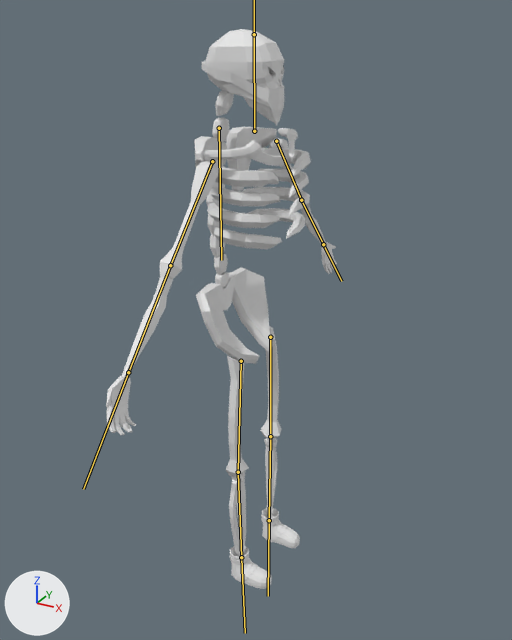
Two versions of the FBX model Shadow Heart/Assets/Nathananas/Skeleton/skeleton_mesh.fbx, one commit apart.
Before and after are seen from a camera (50 mm lens) standing at (0.99, -1.855, 1.903) and looking at (-0.031, 0.001, 0.975). The lights are fixed; the arrows at lower left show +X, +Y and +Z. The bones that bend it are drawn over the model as lines.

In view in the first picture: 'Skeleton'.
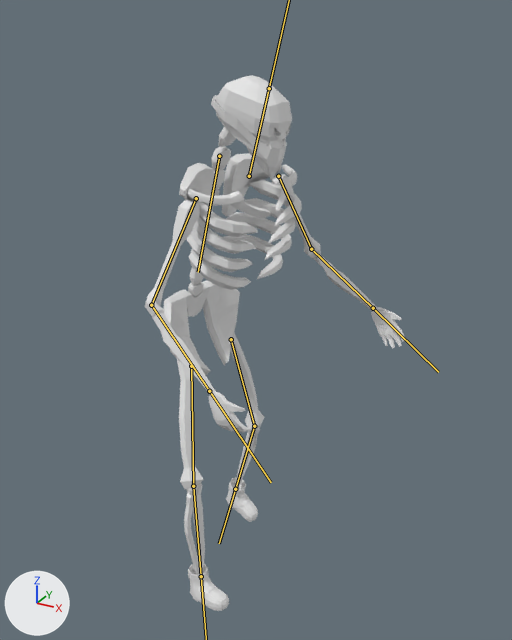
The newer file adds an action. The first version stands in its rest pose; the second is drawn at frame 20 of the action 'Armature.001|Armature.Attack.001'.

Pixel boxes [x1, y1, x2, y2] of what changed, in the pictures (512 x 640 px):
'Skeleton', posed (12% wider)
    before: [106, 29, 337, 589]
    after: [145, 75, 405, 611]
bone 'Body', root to tip
    before: (219, 128) to (221, 260)
    after: (219, 156) to (198, 272)
bone 'Up.Leg.L', root to tip
    before: (270, 337) to (270, 436)
    after: (231, 339) to (254, 426)
bone 'Down.Leg.L', root to tip
    before: (270, 436) to (269, 520)
    after: (254, 426) to (235, 489)
bone 'Shoulder.L', root to tip
    before: (276, 141) to (301, 200)
    after: (278, 176) to (311, 249)
bone 'Arm.L', root to tip
    before: (301, 200) to (323, 244)
    after: (311, 249) to (373, 308)
bone 'Head', root to tip
    before: (254, 131) to (254, 34)
    after: (249, 176) to (269, 88)
bone 'Up.Leg.R', root to tip
    before: (241, 361) to (238, 472)
    after: (191, 366) to (193, 486)
bone 'Down.Leg.R', root to tip
    before: (238, 472) to (241, 557)
    after: (193, 486) to (201, 576)
bone 'Shoulder.R', root to tip
    before: (212, 161) to (170, 265)
    after: (196, 198) to (151, 305)
bone 'Arm.R', root to tip
    before: (170, 265) to (128, 372)
    after: (151, 305) to (209, 391)

What changed in the scene script:
```text
Change bone_body:
    where bone_body = bpy.data.objects['Armature.001'].pose.bones['Body']
    bone_body.location: (0.0, 0.0, 0.0) -> (0.0, 0.2, 0.0)
    bone_body.rotation_quaternion: (1.0, 0.0, 0.0, 0.0) -> (0.986, -0.013, 0.088, -0.142)  # degrees (0, 0, 0) -> degrees (-3, 10, -17)
Change bone_up_leg_l:
    where bone_up_leg_l = bpy.data.objects['Armature.001'].pose.bones['Up.Leg.L']  # child of 'Body'
    bone_up_leg_l.location: (0.0, 0.0, 0.0) -> (0.03, -0.1, 0.0)
    bone_up_leg_l.rotation_quaternion: (1.0, 0.0, 0.0, 0.0) -> (0.976, -0.11, -0.028, 0.188)  # degrees (0, 0, 0) -> degrees (-13, -1, 22)
Change bone_down_leg_l:
    where bone_down_leg_l = bpy.data.objects['Armature.001'].pose.bones['Down.Leg.L']  # child of 'Up.Leg.L'
    bone_down_leg_l.rotation_quaternion: (1.0, 0.0, 0.0, 0.0) -> (0.973, 0.083, 0.023, -0.214)  # degrees (0, 0, 0) -> degrees (9, 5, -24)
Change bone_shoulder_l:
    where bone_shoulder_l = bpy.data.objects['Armature.001'].pose.bones['Shoulder.L']  # child of 'Body'
    bone_shoulder_l.rotation_quaternion: (1.0, 0.0, 0.0, 0.0) -> (0.961, 0.117, -0.186, 0.169)  # degrees (0, 0, 0) -> degrees (10, -23, 18)
Change bone_arm_l:
    where bone_arm_l = bpy.data.objects['Armature.001'].pose.bones['Arm.L']  # child of 'Shoulder.L'
    bone_arm_l.rotation_quaternion: (1.0, 0.0, 0.0, 0.0) -> (0.682, -0.07, 0.531, 0.498)  # degrees (0, 0, 0) -> degrees (45, 53, 96)
Change bone_head:
    where bone_head = bpy.data.objects['Armature.001'].pose.bones['Head']  # child of 'Body'
    bone_head.location: (0.0, 0.0, 0.0) -> (0.0, -0.02, 0.0)
    bone_head.rotation_quaternion: (1.0, 0.0, 0.0, 0.0) -> (0.998, 0.0, 0.064, 0.019)  # degrees (0, 0, 0) -> degrees (0, 7, 2)
Change bone_up_leg_r:
    where bone_up_leg_r = bpy.data.objects['Armature.001'].pose.bones['Up.Leg.R']  # child of 'Body'
    bone_up_leg_r.location: (0.0, 0.0, 0.0) -> (0.01, -0.04, 0.0)
    bone_up_leg_r.rotation_quaternion: (1.0, 0.0, 0.0, 0.0) -> (0.928, 0.17, 0.052, 0.326)  # degrees (0, 0, 0) -> degrees (21, -1, 39)
Change bone_down_leg_r:
    where bone_down_leg_r = bpy.data.objects['Armature.001'].pose.bones['Down.Leg.R']  # child of 'Up.Leg.R'
    bone_down_leg_r.rotation_quaternion: (1.0, 0.0, 0.0, 0.0) -> (0.972, -0.158, 0.001, -0.176)  # degrees (0, 0, 0) -> degrees (-18, -3, -20)
Change bone_shoulder_r:
    where bone_shoulder_r = bpy.data.objects['Armature.001'].pose.bones['Shoulder.R']  # child of 'Body'
    bone_shoulder_r.rotation_quaternion: (1.0, 0.0, 0.0, 0.0) -> (0.99, -0.106, 0.058, 0.07)  # degrees (0, 0, 0) -> degrees (-12, 7, 7)
Change bone_arm_r:
    where bone_arm_r = bpy.data.objects['Armature.001'].pose.bones['Arm.R']  # child of 'Shoulder.R'
    bone_arm_r.rotation_quaternion: (1.0, 0.0, 0.0, 0.0) -> (0.698, 0.167, -0.496, 0.489)  # degrees (0, 0, 0) -> degrees (-29, -59, 87)
```
